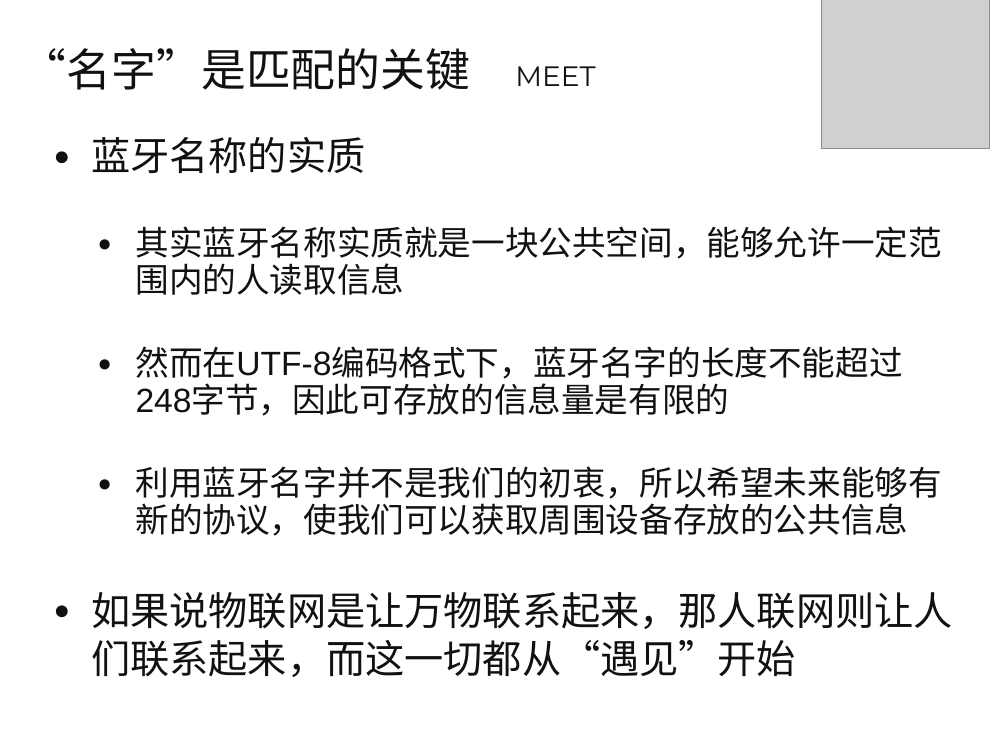
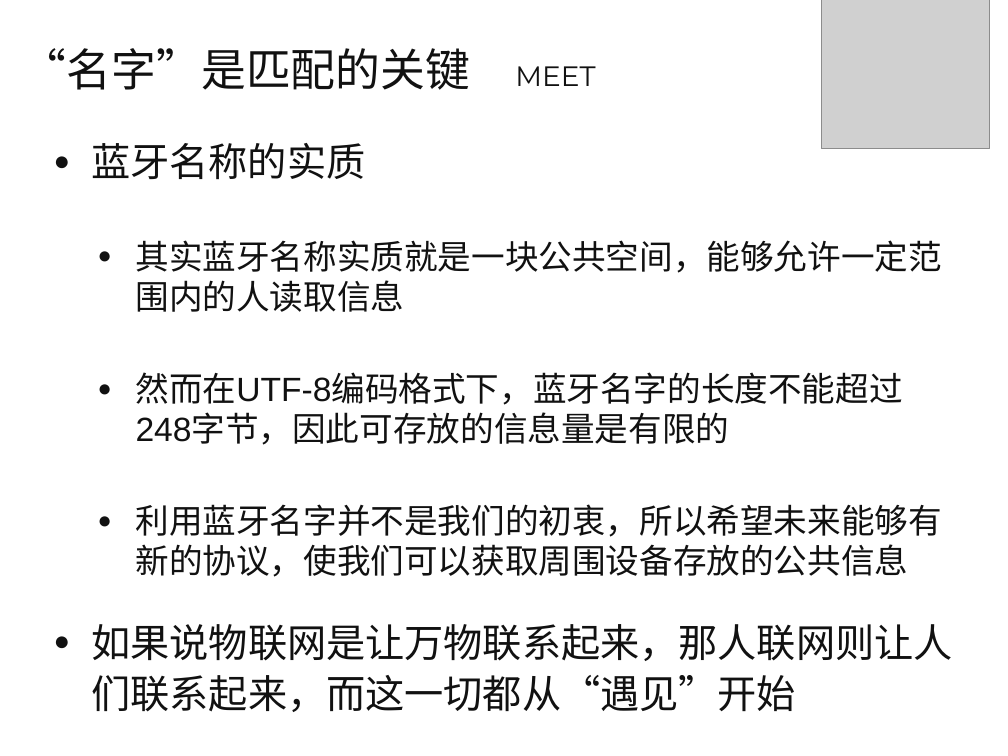
Before and after one commit to qwordy/Meet, a slide deck: slide 12 of doc/高级软件工程中期答辩-第六组.pptx. Drawn at 1008x756 pixels with LibreOffice and Linux fonts; fonts in the diff are those of the drawing; grey boxes stand for pictures; background and template pictures are left out. Boxes give left, top, right and bottom in pixels: in the first picture for what was removed or moved away, otherwise in the second. Text is boxed around its words. In the diff, an @@ line names an element or a change of style, - is before the commit and + after.

```diff
--- a/doc/高级软件工程中期答辩-第六组.pptx
+++ b/doc/高级软件工程中期答辩-第六组.pptx
@@ text "蓝牙名称的实质" at (91,143,942,577): line spacing 0.9 to 1 @@
@@ text at (91,592,952,677): paragraph removed @@
-    ● 如果说物联网是让万物联系起来，那人联网则让人们联系起来，而这一切都从“遇见”开始
@@ text added at (92,624,953,712), 28 pt, text #111111 @@
+    ● 如果说物联网是让万物联系起来，那人联网则让人们联系起来，而这一切都从“遇见”开始
```
Also in this commit, not shown: 1 other slide changed.
